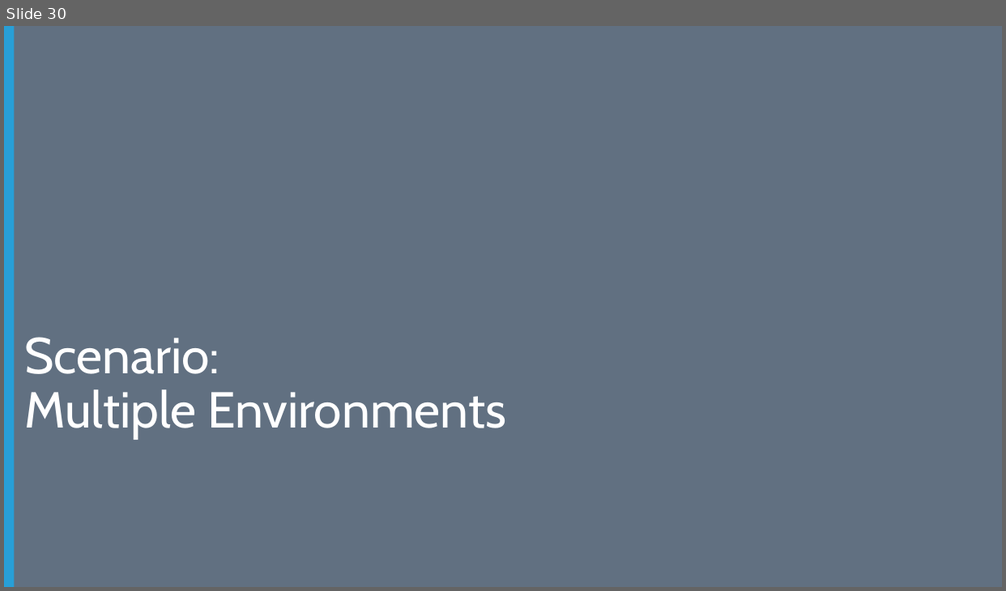
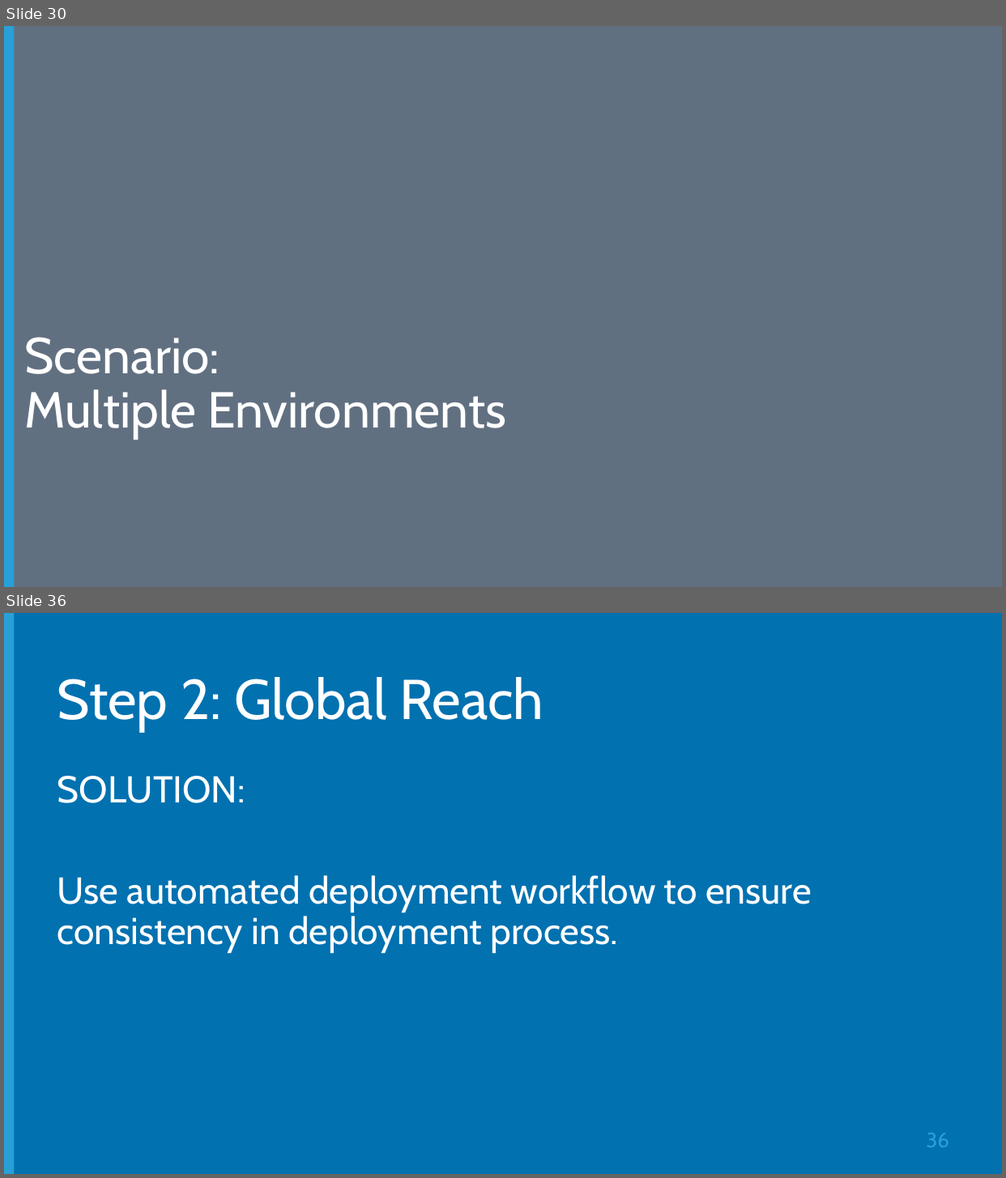
Before and after one commit to Microsoft-Web/DECK-ASPNET-in-Production, a slide deck: 6-ASPNET-in-Production.pptx. Shown one above the other, each under a label of ours: slide 30 before the commit, slides 30 and 36 after it; the slides between them are not shown. The pictures are 1006x591 and 1006x1178 pixels, drawn with LibreOffice and Linux fonts; fonts in the diff are those of the drawing; background and template pictures are left out. Boxes give left, top, right and bottom in pixels: in the first picture for what was removed or moved away, otherwise in the second. Text is boxed around its words. In the diff, an @@ line names an element or a change of style, - is before the commit and + after.

```diff
--- a/6-ASPNET-in-Production.pptx
+++ b/6-ASPNET-in-Production.pptx
@@ slide 36 added at [4,613,1002,1174], background #0171B0; not listed: 1 template element that a slide beside it also shows @@
@@ title added at [57,677,543,732], 54 pt, text #FFFFFF @@
+Step 2: Global Reach
@@ text added at [57,776,812,953], 36 pt, text #FFFFFF @@
+SOLUTION:
+Use automated deployment workflow to ensure consistency in deployment process.
@@ page number added at [926,1133,949,1148], 20 pt, text #289FD7 @@
+36
```
Also in this commit, not shown: 3 slides changed, 5 other slides added, 4 slides removed.
